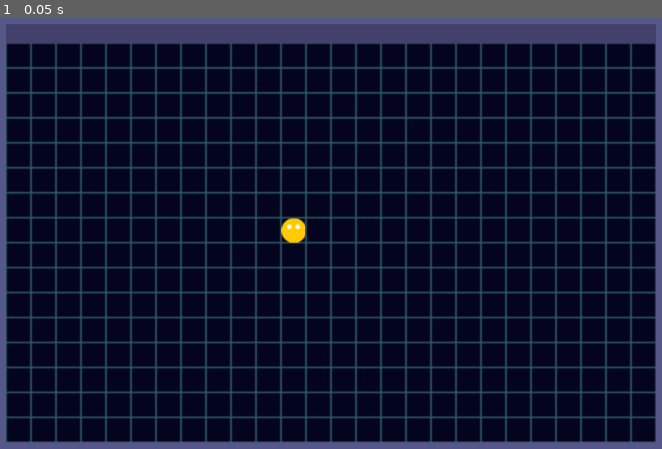
Above: before the commit, frame 1.
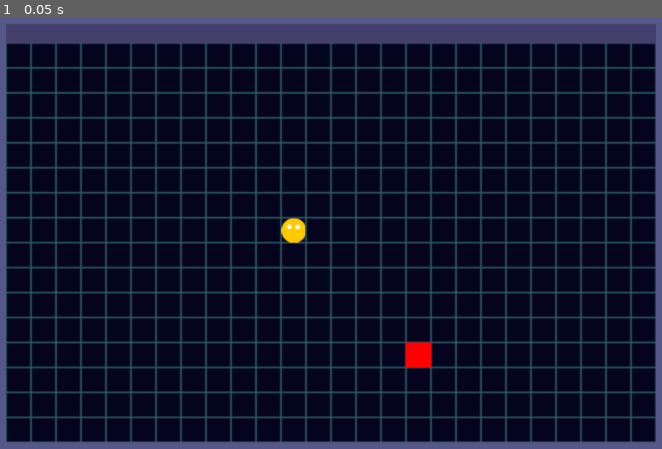
Above: after the commit, the same moment.

Repository: edgex004/RaccoonDelver
Game: Godot game, scene res://Level.tscn
Two runs of this game, one before a commit and one after it. Both use one fixed random seed, a clock stepped at 60 frames per second and the inputs below.
Inputs:
- Up to frame 1 (0.05 s): no input

The runs differ from the first frame. In frame 1, 0.2% of the frame differs, in the area x 61-66%, y 75-82%.

Commit message:
Switch to spawning objects instead of placing them in tree GUI.

Diff:
--- a/Level.gd
+++ b/Level.gd
@@ -1,17 +1,30 @@
 extends Node2D
 
+const PLAYER = preload("res://Scenes/Damageable/Movable/Player/Player.tscn")
+const DAMAGEABLE = preload("res://Scenes/Damageable/Damageable.tscn")
 signal beat
 
 # Called when the node enters the scene tree for the first time.
 func _ready():
 	$Beat.connect("timeout", self, "_on_Beat_timeout")
-
-
+	spawnPlayer(464,272)
+	spawnDamageable(624,432)
 
 # Called every frame. 'delta' is the elapsed time since the previous frame.
 #func _process(delta):
 #	pass
 
-
 func _on_Beat_timeout():
 	emit_signal("beat")
+
+func spawnPlayer(x,y):
+	var player = PLAYER.instance()
+	add_child(player)
+	player.set_position( Vector2( x, y ))
+	connect("beat", player, "_on_Beat_timeout")
+
+
+func spawnDamageable(x,y):
+	var obj = DAMAGEABLE.instance()
+	add_child(obj)
+	obj.set_position( Vector2( x, y ))
--- a/Level.tscn
+++ b/Level.tscn
@@ -1,15 +1,10 @@
-[gd_scene load_steps=4 format=2]
+[gd_scene load_steps=3 format=2]
 
 [ext_resource path="res://Level.gd" type="Script" id=1]
-[ext_resource path="res://Scenes/Damageable/Movable/Player/Player.tscn" type="PackedScene" id=2]
 [ext_resource path="res://GroundTiles/GroundTileset.tres" type="TileSet" id=3]
 
 [node name="Level" type="Node2D"]
 script = ExtResource( 1 )
-
-[node name="Player" parent="." instance=ExtResource( 2 )]
-position = Vector2( 464, 272 )
-z_index = 1
 
 [node name="Beat" type="Timer" parent="."]
 wait_time = 0.6
--- a/Scenes/Damageable/Damageable.tscn
+++ b/Scenes/Damageable/Damageable.tscn
@@ -4,7 +4,7 @@
 [ext_resource path="res://Scenes/Damageable/Damageable.gd" type="Script" id=2]
 
 [sub_resource type="RectangleShape2D" id=1]
-extents = Vector2( 32, 32 )
+extents = Vector2( 16, 16 )
 
 [node name="Damageable" type="Area2D"]
 script = ExtResource( 2 )
--- a/Scenes/Damageable/Movable/Movable.gd
+++ b/Scenes/Damageable/Movable/Movable.gd
@@ -12,7 +12,7 @@
 
 # Called when the node enters the scene tree for the first time.
 func _ready():
-	get_parent().connect("beat", self, "_on_Beat_timeout")
+	pass
 
 
 # Called every frame. 'delta' is the elapsed time since the previous frame.
